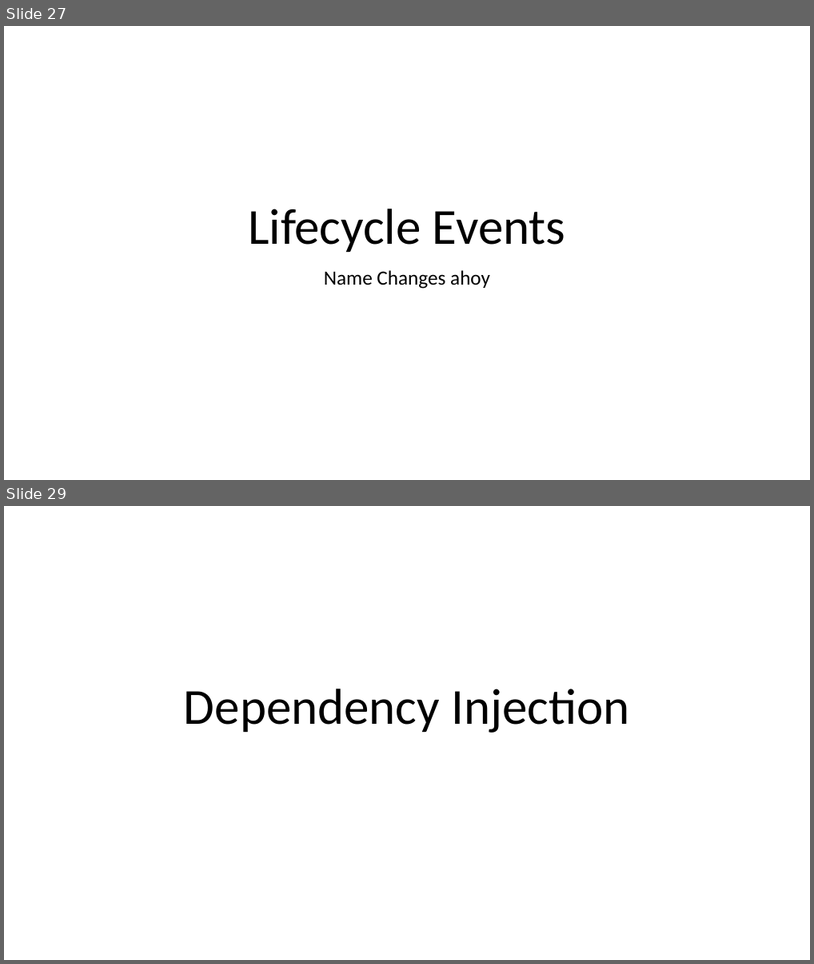
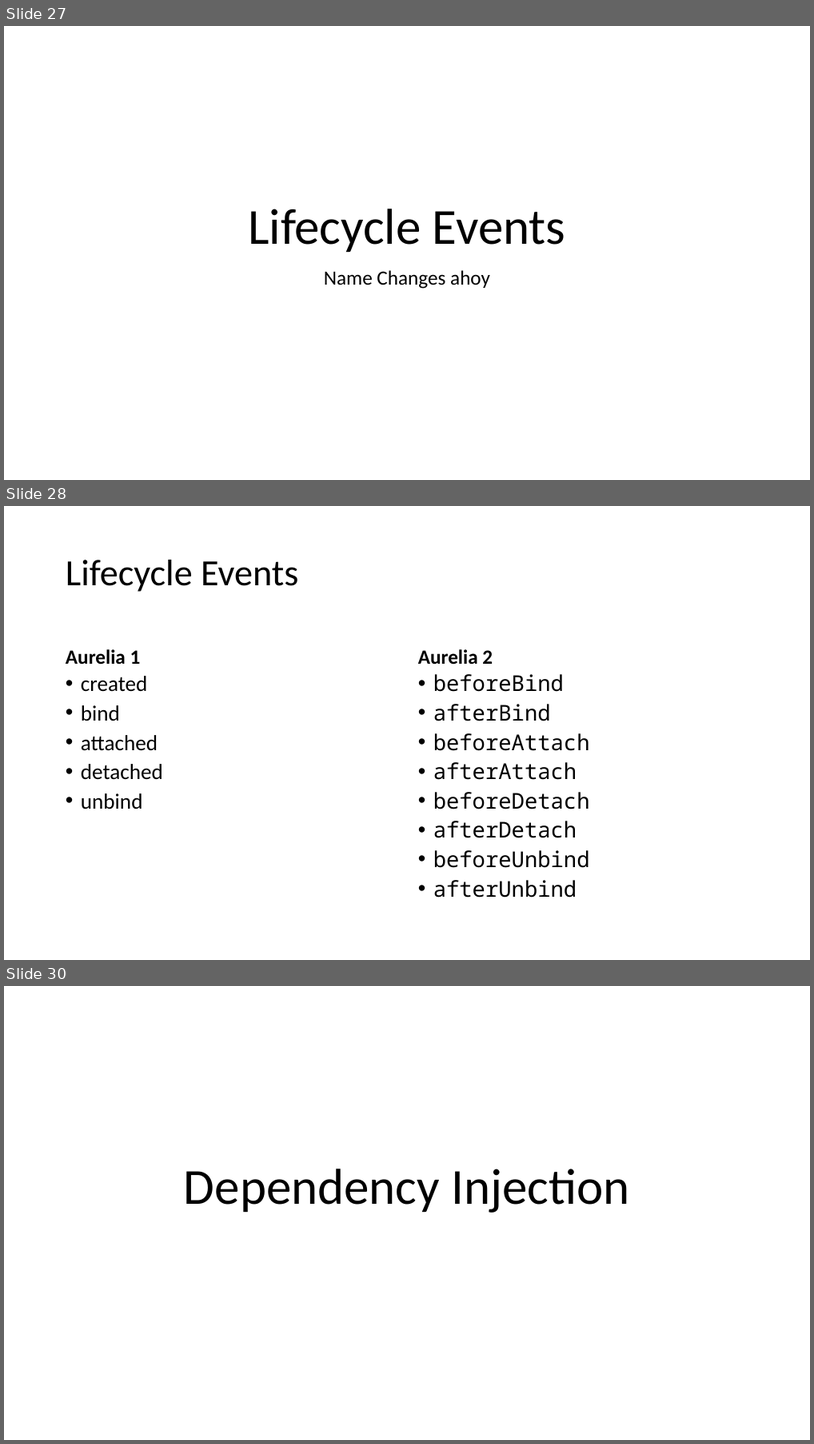
Before and after one commit to mobilemancer/aurelia2-demos, a slide deck: Presentations/Aurelia2 The new Hotness.pptx. Shown one above the other, each under a label of ours: slides 27 and 29 before the commit, slides 27, 28 and 30 after it; the slides between them are not shown. The pictures are 814x964 and 814x1444 pixels, drawn with LibreOffice and Linux fonts; fonts in the diff are those of the drawing. Boxes give left, top, right and bottom in pixels: in the first picture for what was removed or moved away, otherwise in the second. Text is boxed around its words. In the diff, an @@ line names an element or a change of style, - is before the commit and + after.

```diff
--- a/Presentations/Aurelia2 The new Hotness.pptx
+++ b/Presentations/Aurelia2 The new Hotness.pptx
@@ slide 28 added at [4,506,810,960], background #FFFFFF @@
@@ title added at [66,560,298,592], 44 pt, text #000000 @@
+Lifecycle Events
@@ text added at [66,649,141,664], 24 pt, text #000000, bold @@
+Aurelia 1
@@ text added at [418,649,493,664], 24 pt, text #000000, bold @@
+Aurelia 2
@@ text added at [81,676,163,809], 25.9 pt, text #000000 @@
+• created
+• bind
+• attached
+• detached
+• unbind
@@ text added at [434,674,590,897], 25.9 pt, text #000000 @@
+• beforeBind
+• afterBind
+• beforeAttach
+• afterAttach
+• beforeDetach
+• afterDetach
+• beforeUnbind
+• afterUnbind
@@ what was slide 29 is now slide 30 @@
```
Also in this commit, not shown: 15 slides changed, 1 other file.
